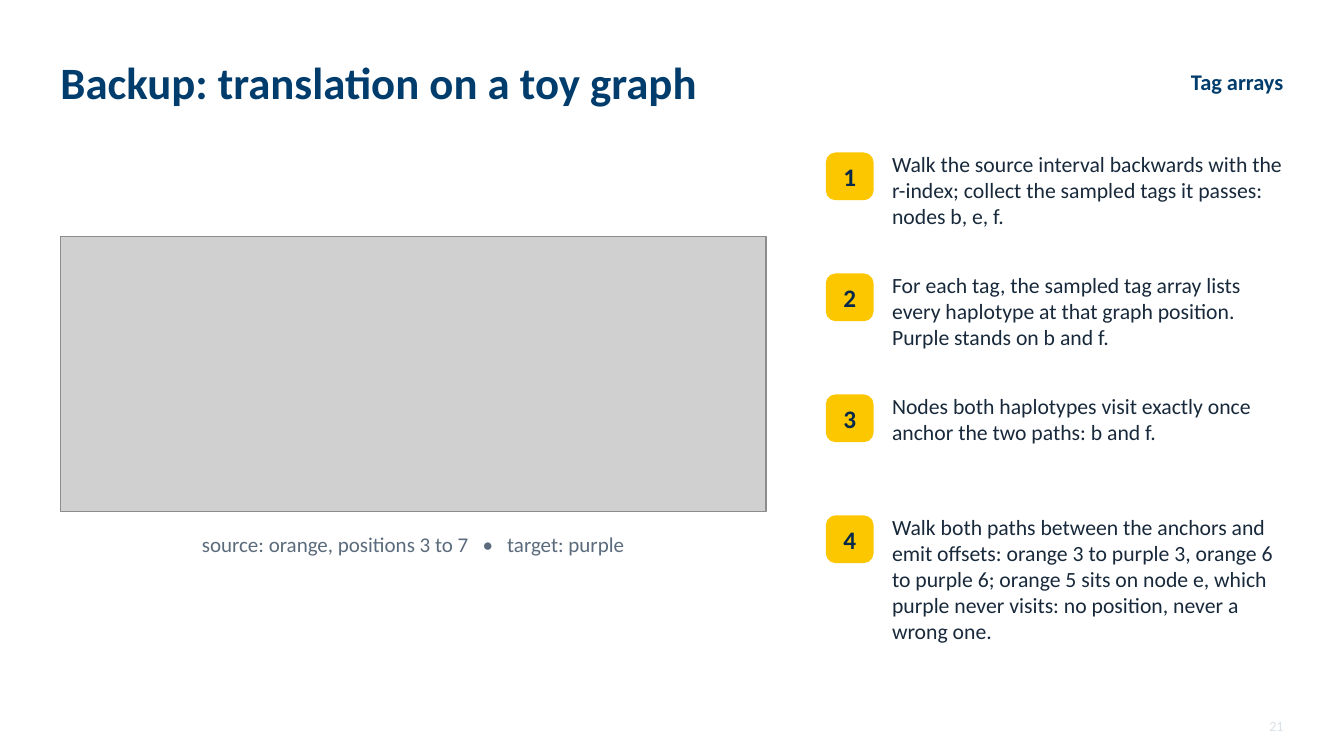
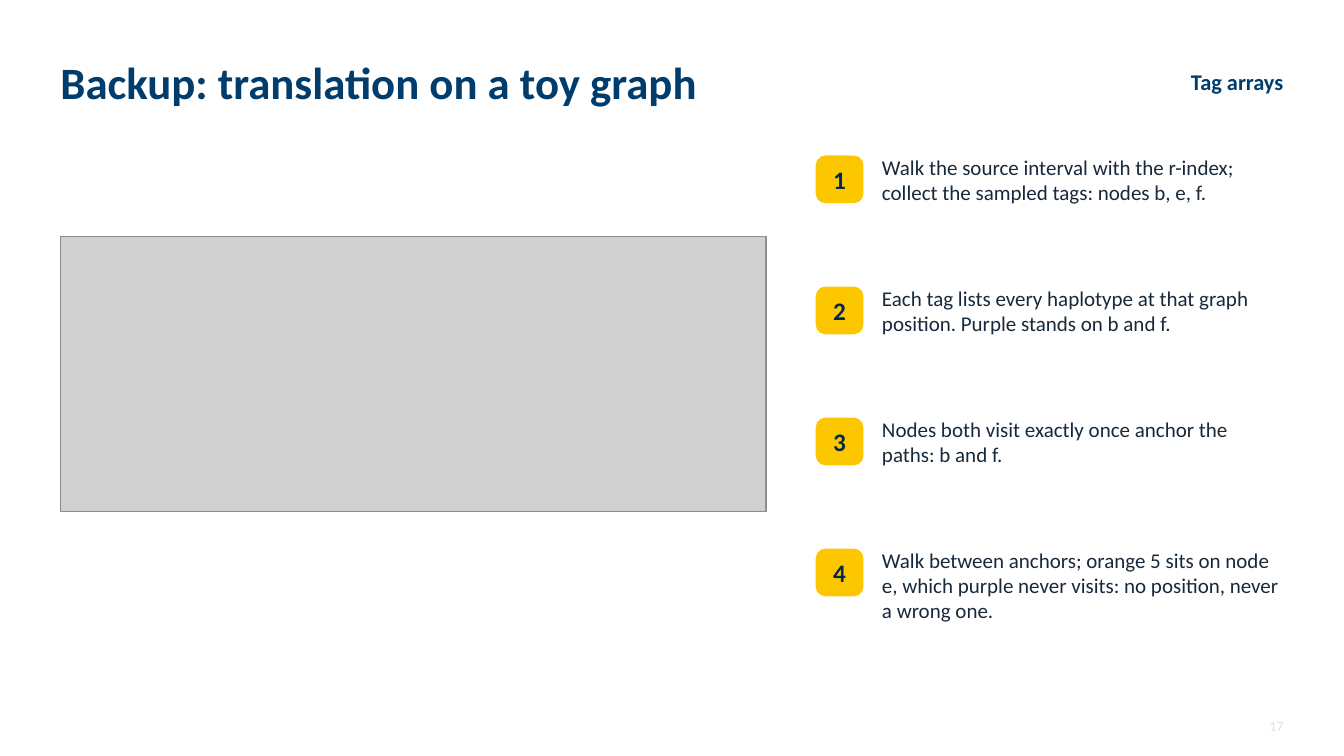
Before and after one commit to parsaeskandar/hprc_2026_poster, a slide deck: slide 17 of talk/HPRC2026_talk.pptx (slide 21 before the commit). Drawn at 1344x756 pixels with LibreOffice and Linux fonts; fonts in the diff are those of the drawing; grey boxes stand for pictures. Boxes give left, top, right and bottom in pixels: in the first picture for what was removed or moved away, otherwise in the second. Text is boxed around its words. In the diff, an @@ line names an element or a change of style, - is before the commit and + after.

```diff
--- a/talk/HPRC2026_talk.pptx
+++ b/talk/HPRC2026_talk.pptx
@@ text "1": place and size @@
-text "1" at box(843, 169, 856, 186)
+text "1" at box(833, 172, 846, 189)
@@ rounded rectangle: place and size @@
-rounded rectangle at box(827, 153, 873, 200)
+rounded rectangle at box(817, 156, 863, 203)
@@ text at box(882, 160, 1234, 204): text changed; size 15.5 to 15 pt @@
-Walk the source interval backwards with the r-index; collect the sampled tags it passes: nodes b, e, f.
+Walk the source interval with the r-index; collect the sampled tags: nodes b, e, f.
@@ text "2": place and size @@
-text "2" at box(843, 290, 856, 307)
+text "2" at box(833, 303, 846, 320)
@@ rounded rectangle: place and size @@
-rounded rectangle at box(827, 274, 873, 321)
+rounded rectangle at box(817, 287, 863, 334)
@@ text at box(882, 291, 1248, 335): text changed; size 15.5 to 15 pt @@
-For each tag, the sampled tag array lists every haplotype at that graph position. Purple stands on b and f.
+Each tag lists every haplotype at that graph position. Purple stands on b and f.
@@ text "3": place and size @@
-text "3" at box(843, 411, 856, 428)
+text "3" at box(833, 434, 846, 451)
@@ rounded rectangle: place and size @@
-rounded rectangle at box(827, 395, 873, 442)
+rounded rectangle at box(817, 418, 863, 465)
@@ text at box(882, 422, 1227, 466): text changed; size 15.5 to 15 pt @@
-Nodes both haplotypes visit exactly once anchor the two paths: b and f.
+Nodes both visit exactly once anchor the paths: b and f.
@@ text removed at box(202, 537, 624, 556) @@
-source: orange, positions 3 to 7 • target: purple
@@ text "4": place and size @@
-text "4" at box(843, 532, 856, 549)
+text "4" at box(833, 565, 846, 582)
@@ rounded rectangle: place and size @@
-rounded rectangle at box(827, 516, 873, 563)
+rounded rectangle at box(817, 549, 863, 596)
@@ text at box(882, 553, 1278, 622): text changed; size 15.5 to 15 pt @@
-Walk both paths between the anchors and emit offsets: orange 3 to purple 3, orange 6 to purple 6; orange 5 sits on node e, which purple never visits: no position, never a wrong one.
+Walk between anchors; orange 5 sits on node e, which purple never visits: no position, never a wrong one.
```
Also in this commit, not shown: 12 other slides changed, 5 slides added, 11 slides removed, 4 other files.
